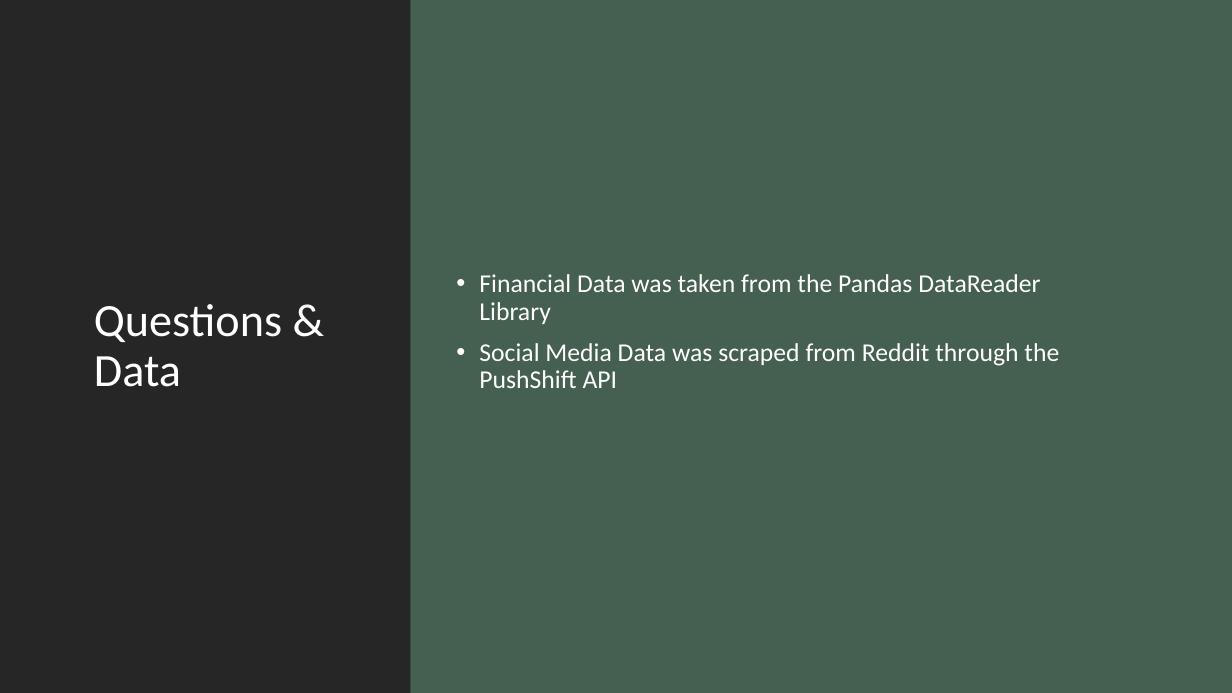
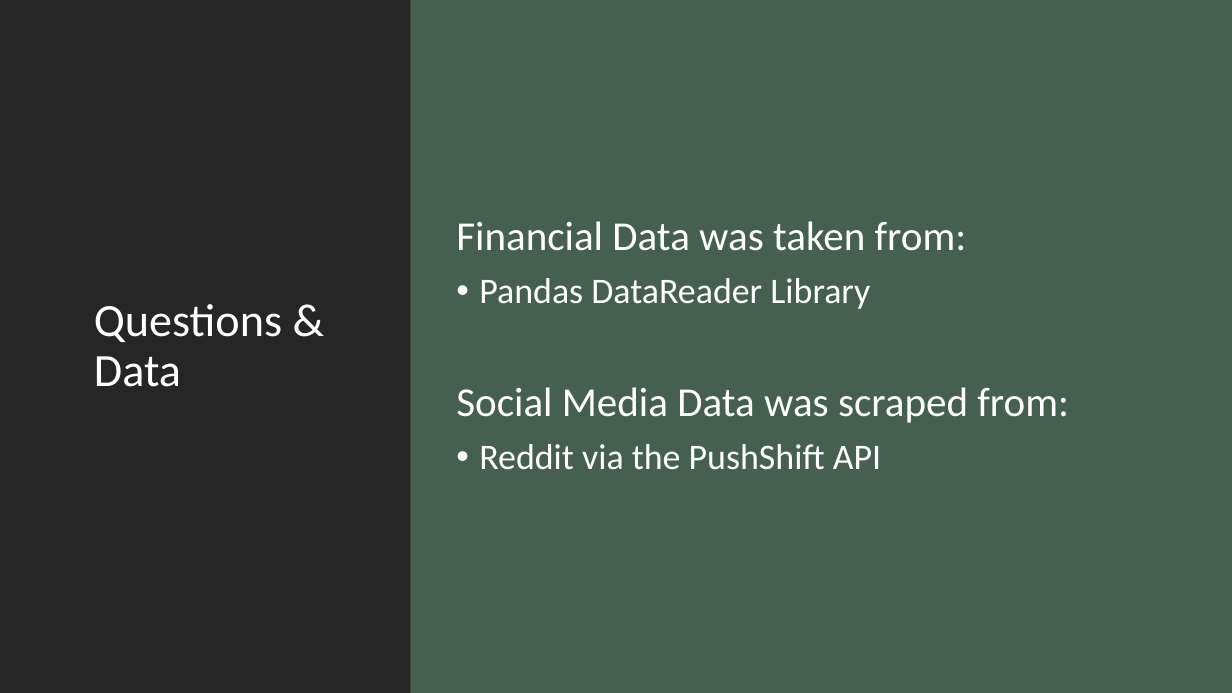
Before and after one commit to ashleighdevito/Cryptocurrency, a slide deck: slide 3 of Presentation/1_cryptocurrency_presentation.pptx. Drawn at 1232x693 pixels with LibreOffice and Linux fonts; fonts in the diff are those of the drawing. Boxes give left, top, right and bottom in pixels: in the first picture for what was removed or moved away, otherwise in the second. Text is boxed around its words. In the diff, an @@ line names an element or a change of style, - is before the commit and + after.

```diff
--- a/Presentation/1_cryptocurrency_presentation.pptx
+++ b/Presentation/1_cryptocurrency_presentation.pptx
@@ text at bbox=[456, 221, 1069, 470]: text changed; size 20 to 32 pt @@
-• Financial Data was taken from the Pandas DataReader Library
-• Social Media Data was scraped from Reddit through the PushShift API
+Financial Data was taken from:
+• Pandas DataReader Library
+Social Media Data was scraped from:
+• Reddit via the PushShift API
```
Also in this commit, not shown: 11 other slides changed, 2 slides added, 3 slides removed, 21 other files.
